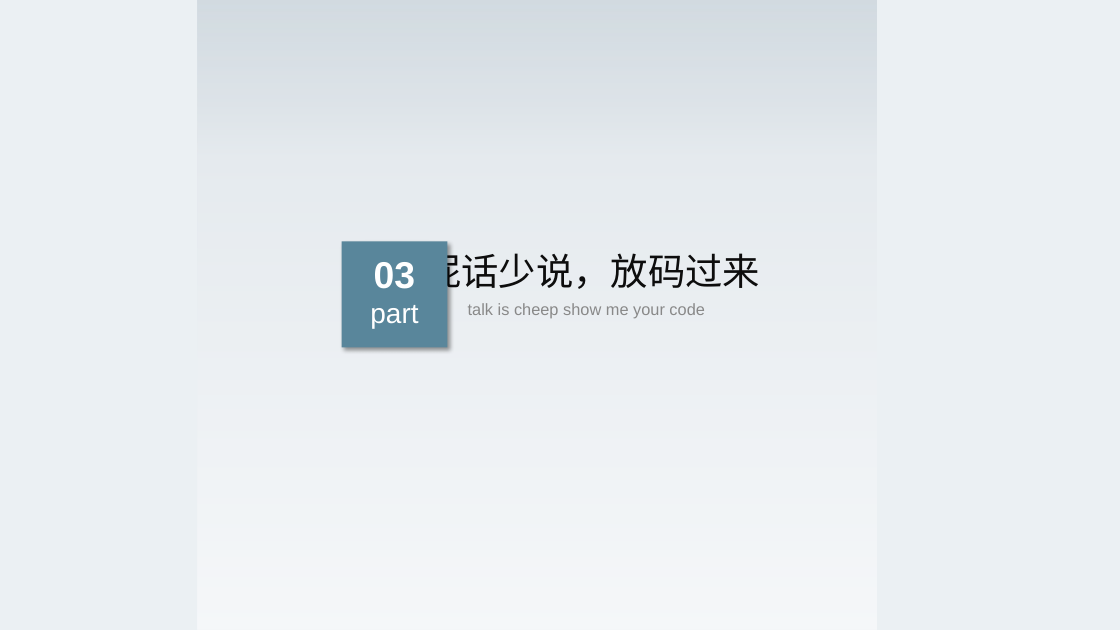
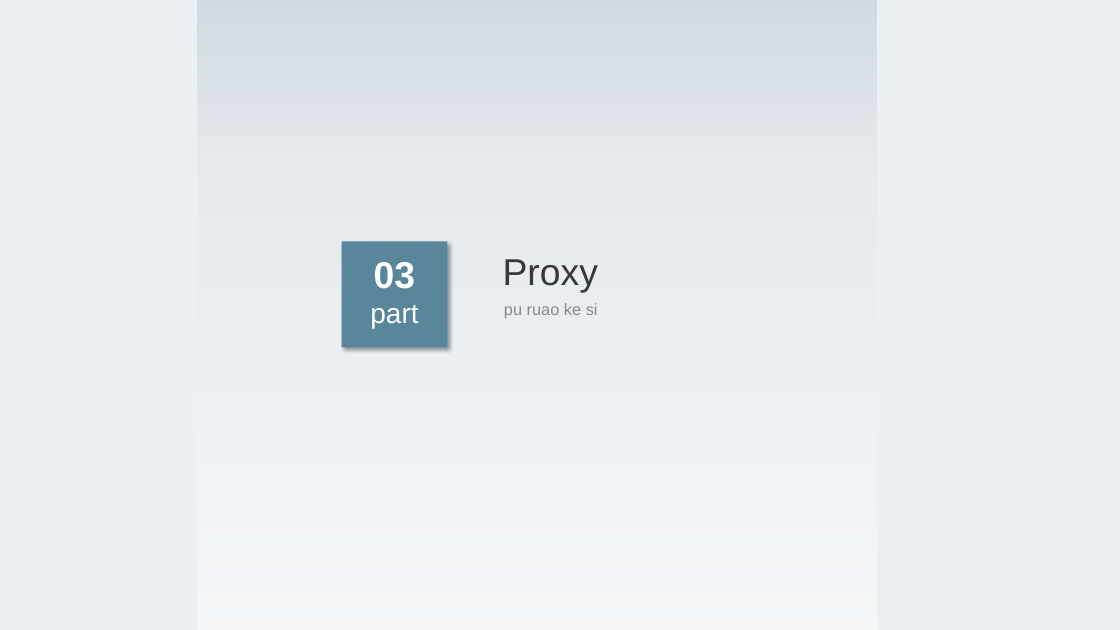
Before and after one commit to jgsrty/vite-demo, a slide deck: slide 8 of rty-share-2020-07-31.pptx (slide 18 before the commit). Drawn at 1120x630 pixels with LibreOffice and Linux fonts; fonts in the diff are those of the drawing. Boxes give left, top, right and bottom in pixels: in the first picture for what was removed or moved away, otherwise in the second. Text is boxed around its words. In the diff, an @@ line names an element or a change of style, - is before the commit and + after.

```diff
--- a/rty-share-2020-07-31.pptx
+++ b/rty-share-2020-07-31.pptx
@@ text at box(503, 259, 598, 292): text changed; text colour #0D0D0D to #3B3838 @@
-屁话少说，放码过来
+Proxy
@@ text at box(504, 303, 598, 319): text changed @@
-talk is cheep show me your code
+pu ruao ke si
```
Also in this commit, not shown: 5 other slides changed, 6 slides added, 16 slides removed, 2 other files.
